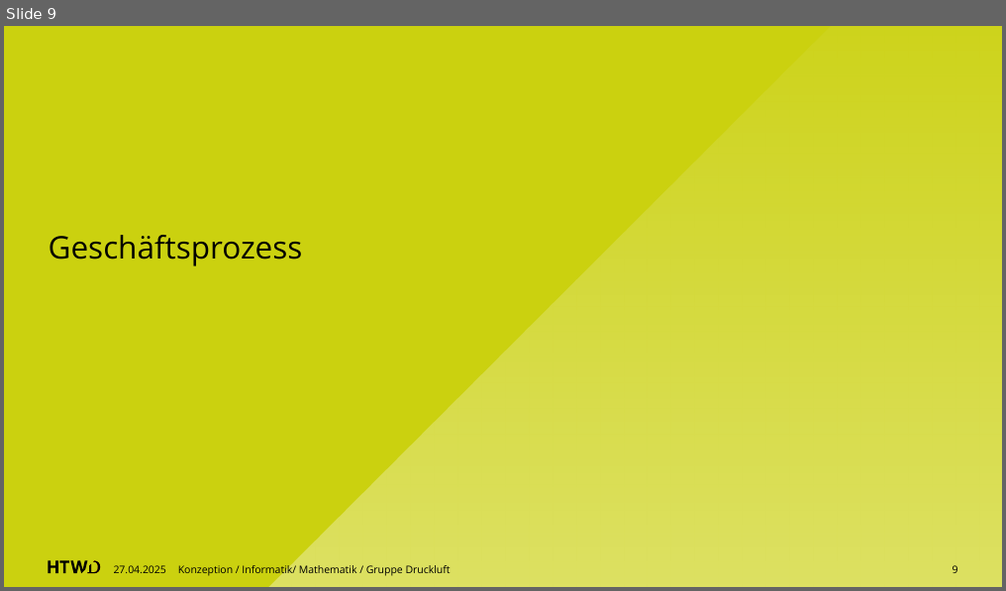
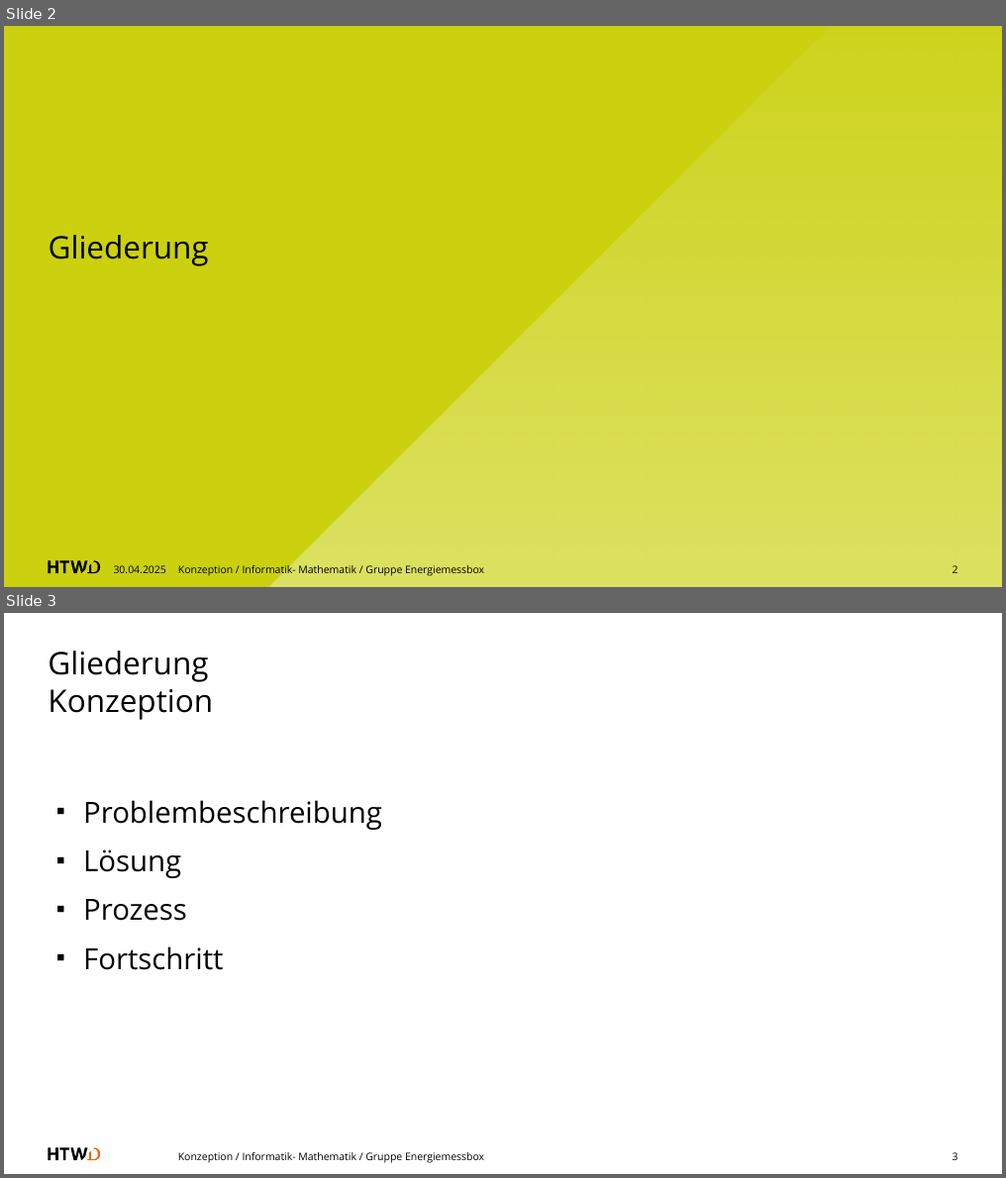
Before and after one commit to a-schulz/bpa-energiemessbox, a slide deck: praesentation.odp. Shown one above the other, each under a label of ours: slide 9 before the commit, slides 2 and 3 after it. The pictures are 1006x591 and 1006x1178 pixels, drawn with LibreOffice and Linux fonts; fonts in the diff are those of the drawing. Boxes give left, top, right and bottom in pixels: in the first picture for what was removed or moved away, otherwise in the second. Text is boxed around its words. In the diff, an @@ line names an element or a change of style, - is before the commit and + after.

```diff
--- a/praesentation.odp
+++ b/praesentation.odp
@@ slide 3 added at [4,613,1002,1174], background #FFFFFF; not listed: 2 template elements that a slide beside it also shows @@
@@ title added at [48,651,213,720], 30 pt, text #000000 @@
+Gliederung
+Konzeption
@@ text added at [83,800,382,970], 28 pt, text #000000 @@
+■ Problembeschreibung
+■ Lösung
+■ Prozess
+■ Fortschritt
@@ text added at [178,1153,484,1163], 10 pt, text #000000 @@
+Konzeption / Informatik- Mathematik / Gruppe Energiemessbox
@@ page number added at [952,1153,958,1160], 10 pt, text #000000 @@
+3
@@ what was slide 9 is now slide 2 @@
@@ slide 2 changed as well @@
@@ title at [49,235,209,267]: text changed @@
-Geschäftsprozess
+Gliederung
@@ text at [114,566,166,573]: text changed @@
-27.04.2025
+30.04.2025
@@ text at [178,565,484,577]: text changed @@
-Konzeption / Informatik/ Mathematik / Gruppe Druckluft
+Konzeption / Informatik- Mathematik / Gruppe Energiemessbox
@@ page number at [952,566,958,573]: text changed @@
-9
+2
```
Also in this commit, not shown: 11 other slides changed, 2 other slides added, 1 slide removed.
